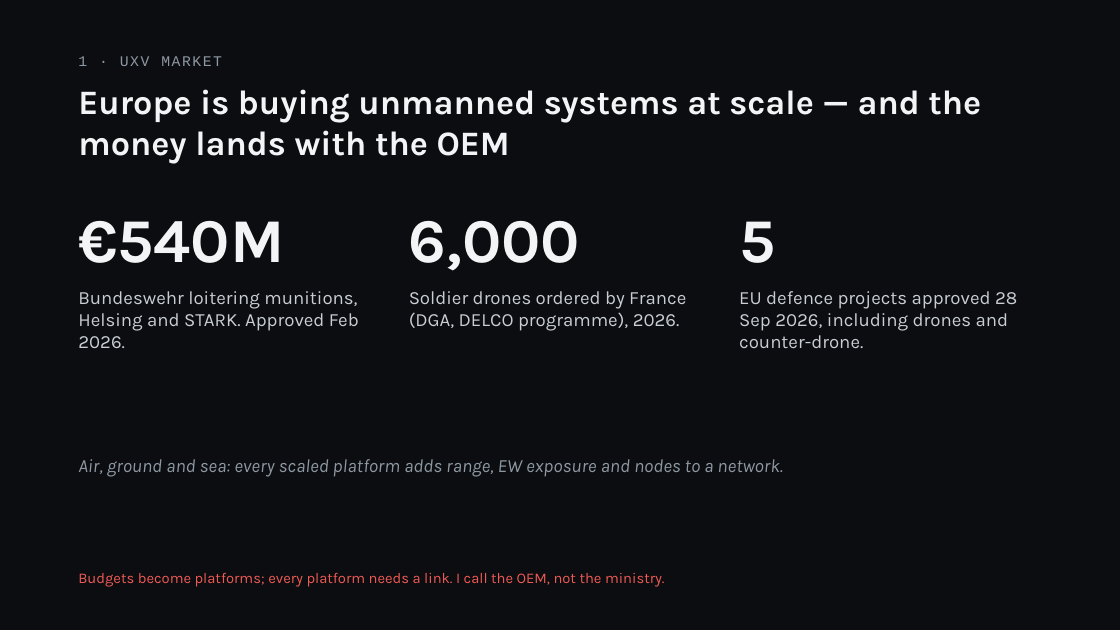
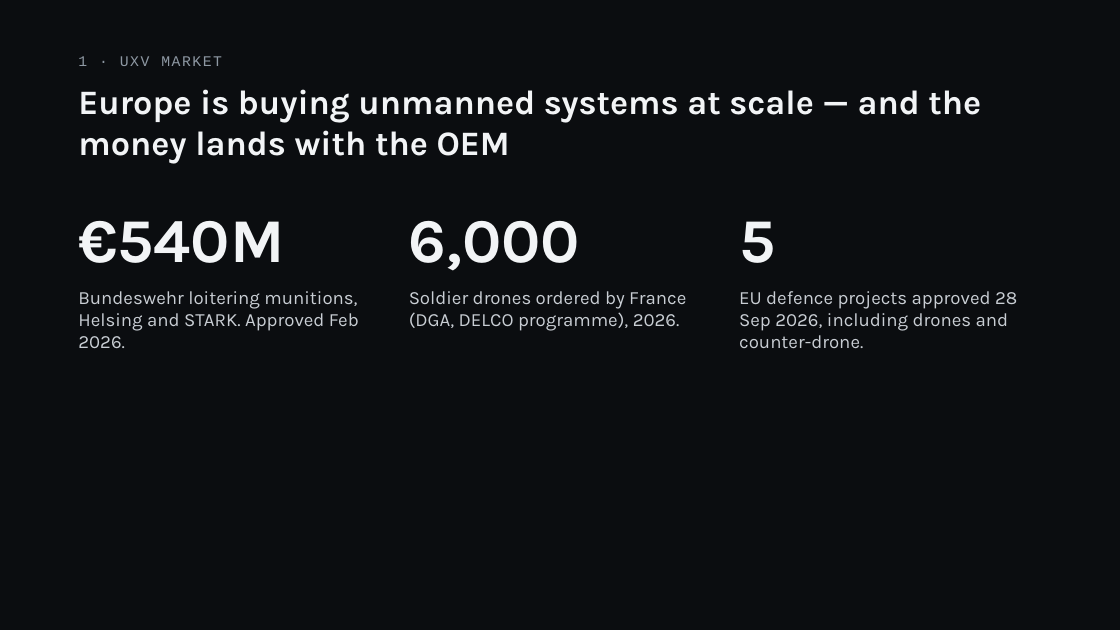
Before and after one commit to SerchMic/test, a slide deck: slide 3 of doodle-panel/Doodle_Labs_Europe_Panel_FINAL_v4.pptx. Drawn at 1120x630 pixels with LibreOffice and Linux fonts; fonts in the diff are those of the drawing. Boxes give left, top, right and bottom in pixels: in the first picture for what was removed or moved away, otherwise in the second. Text is boxed around its words. In the diff, an @@ line names an element or a change of style, - is before the commit and + after.

```diff
--- a/doodle-panel/Doodle_Labs_Europe_Panel_FINAL_v4.pptx
+++ b/doodle-panel/Doodle_Labs_Europe_Panel_FINAL_v4.pptx
@@ text removed at bbox=[78, 459, 782, 477] @@
-Air, ground and sea: every scaled platform adds range, EW exposure and nodes to a network.
@@ text removed at bbox=[78, 573, 665, 587] @@
-Budgets become platforms; every platform needs a link. I call the OEM, not the ministry.
```
Also in this commit, not shown: 8 other slides changed, 3 slides added, 1 slide removed, 1 other file.
